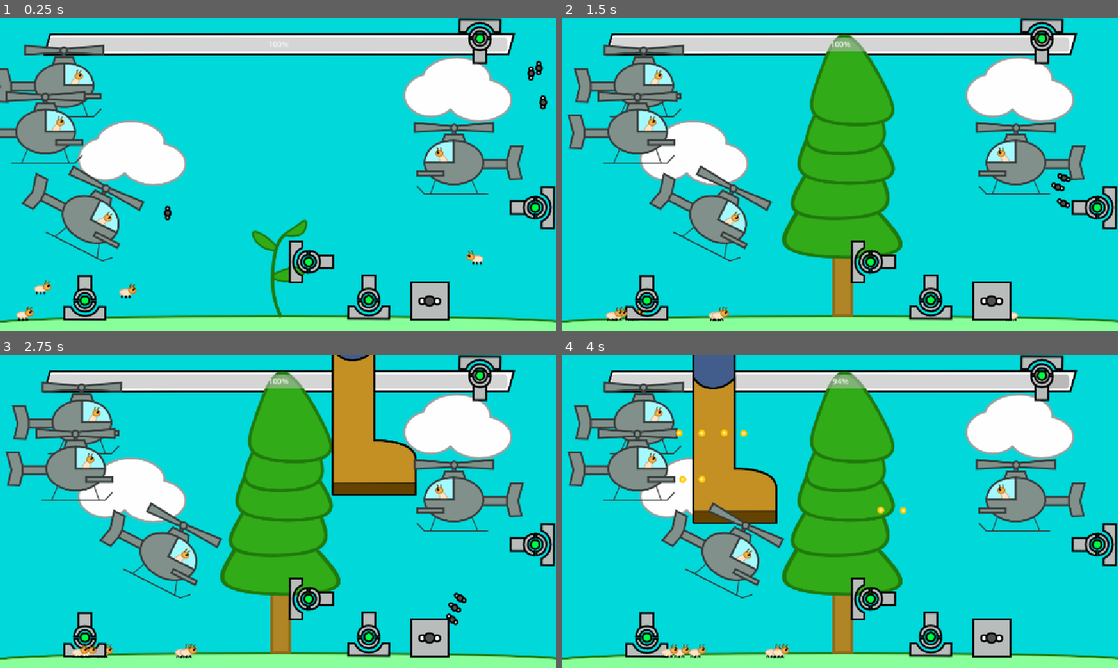
Above: before the commit, frames 1-4 (two rows, left to right).
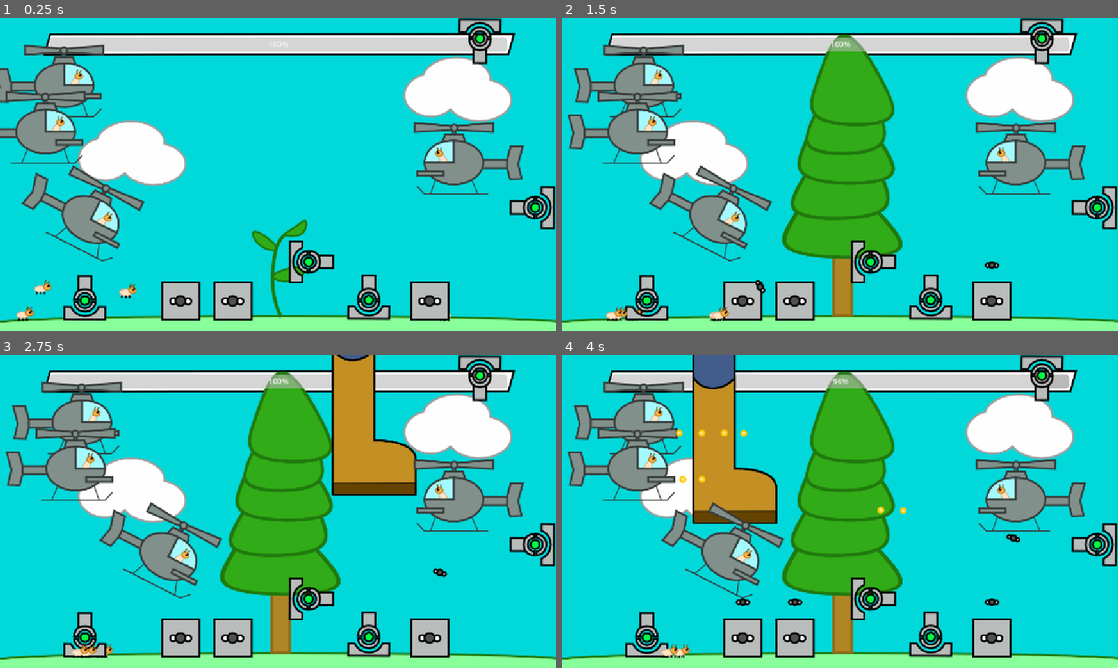
Above: after the commit, the same moments.

Repository: ShadowArcher289/guard-a-tree
Game: Godot game, scene res://scenes/game.tscn
Two runs of this game, one before a commit and one after it. Both use one fixed random seed, a clock stepped at 60 frames per second and the inputs below.
Inputs (mouse positions are in pixels of both pictures, inside the frame that each line leads up to):
- Up to frame 1 (0.25 s): no input
- Up to frame 2 (1.5 s): click (928, 299) at 0.52 s; click (928, 299) at 1.27 s
- Up to frame 3 (2.75 s): click (366, 636) at 2.02 s
- Up to frame 4 (4 s): move the mouse to (962, 495) at 2.77 s; click (962, 495) at 2.92 s; move the mouse to (728, 527) at 3.52 s; click (728, 527) at 3.67 s

The runs differ from the first frame. In frame 1, 2.1% of the frame differs, in the area x 29-99%, y 13-97%; in frame 2, 2.1%; in frame 3, 2.0%; in frame 4, 2.1%, in the area x 22-83%, y 56-97%.

Commit message:
Completed base FLIES Machine and updated FLIES SEARCHING state.

Diff:
--- a/project.godot
+++ b/project.godot
@@ -23,6 +23,10 @@
 
 window/stretch/mode="canvas_items"
 
+[global_group]
+
+fly="Group for FLIES only"
+
 [rendering]
 
 renderer/rendering_method="gl_compatibility"
--- a/scenes/flies_machine.tscn
+++ b/scenes/flies_machine.tscn
@@ -17,30 +17,45 @@
 texture = ExtResource("1_qreaw")
 
 [node name="FlyAnchor1" type="Area2D" parent="."]
-position = Vector2(0, -121)
+position = Vector2(0, -113)
+monitorable = false
 
 [node name="CollisionShape2D" type="CollisionShape2D" parent="FlyAnchor1"]
 shape = SubResource("CircleShape2D_r0ve2")
+disabled = true
 
 [node name="FlyAnchor2" type="Area2D" parent="."]
-position = Vector2(-35, -100)
+position = Vector2(-29, -96)
+monitorable = false
 
 [node name="CollisionShape2D" type="CollisionShape2D" parent="FlyAnchor2"]
 shape = SubResource("CircleShape2D_72b6k")
+disabled = true
 
 [node name="FlyAnchor3" type="Area2D" parent="."]
-position = Vector2(35, -100)
+position = Vector2(29, -96)
+monitorable = false
 
 [node name="CollisionShape2D" type="CollisionShape2D" parent="FlyAnchor3"]
 shape = SubResource("CircleShape2D_f15cw")
+disabled = true
 
 [node name="SpawnTimer" type="Timer" parent="."]
 autostart = true
 
-[connection signal="body_entered" from="FlyAnchor1" to="." method="_on_fly_anchor_1_body_entered"]
-[connection signal="body_exited" from="FlyAnchor1" to="." method="_on_fly_anchor_1_body_exited"]
-[connection signal="body_entered" from="FlyAnchor2" to="." method="_on_fly_anchor_2_body_entered"]
-[connection signal="body_exited" from="FlyAnchor2" to="." method="_on_fly_anchor_2_body_exited"]
-[connection signal="body_entered" from="FlyAnchor3" to="." method="_on_fly_anchor_3_body_entered"]
-[connection signal="body_exited" from="FlyAnchor3" to="." method="_on_fly_anchor_3_body_exited"]
+[node name="FlyRay1" type="RayCast2D" parent="."]
+position = Vector2(0, -80)
+target_position = Vector2(0, -40)
+hit_from_inside = true
+
+[node name="FlyRay2" type="RayCast2D" parent="."]
+position = Vector2(-29, -80)
+target_position = Vector2(0, -24)
+hit_from_inside = true
+
+[node name="FlyRay3" type="RayCast2D" parent="."]
+position = Vector2(29, -80)
+target_position = Vector2(0, -24)
+hit_from_inside = true
+
 [connection signal="timeout" from="SpawnTimer" to="." method="_on_spawn_timer_timeout"]
--- a/scenes/fly.tscn
+++ b/scenes/fly.tscn
@@ -12,8 +12,7 @@
 [node name="Fly" type="CharacterBody2D"]
 script = ExtResource("1_djddo")
 
-[node name="Sprite2D" type="Sprite2D" parent="."]
-rotation = 1.5708
+[node name="Sprite2D" type="Sprite2D" parent="." groups=["fly"]]
 texture = ExtResource("2_xr3pu")
 
 [node name="CollisionShape2D" type="CollisionShape2D" parent="."]
--- a/scenes/game.tscn
+++ b/scenes/game.tscn
@@ -1,11 +1,10 @@
-[gd_scene load_steps=13 format=3 uid="uid://cpl1hoahnr1l2"]
+[gd_scene load_steps=12 format=3 uid="uid://cpl1hoahnr1l2"]
 
 [ext_resource type="Script" uid="uid://ceh0ree500o4x" path="res://scripts/game.gd" id="1_1kice"]
 [ext_resource type="Texture2D" uid="uid://bjsr4iucavdu1" path="res://sprites/Cloud.png" id="2_1kice"]
 [ext_resource type="PackedScene" uid="uid://b5oi7xhubi40g" path="res://scenes/tree.tscn" id="4_1kice"]
 [ext_resource type="Texture2D" uid="uid://bbovxhcvyylvl" path="res://sprites/HPBarOutline.png" id="13_trtic"]
 [ext_resource type="PackedScene" uid="uid://bnf7j8gxpohtc" path="res://scenes/termi_copter.tscn" id="14_trtic"]
-[ext_resource type="PackedScene" uid="uid://2trcqmt1r74g" path="res://scenes/fly.tscn" id="15_ir15t"]
 [ext_resource type="PackedScene" uid="uid://dw3tn24lhtgf4" path="res://scenes/flies_machine.tscn" id="16_ca42v"]
 [ext_resource type="PackedScene" uid="uid://b80102o80d8uc" path="res://scenes/ground.tscn" id="17_rysoc"]
 [ext_resource type="PackedScene" uid="uid://bsxdj218sh5mw" path="res://scenes/boot.tscn" id="18_264po"]
@@ -52,7 +51,7 @@
 step = 1.0
 
 [node name="Termite" parent="." instance=ExtResource("21_5newe")]
-position = Vector2(996, 477)
+position = Vector2(929, 601)
 
 [node name="Termite2" parent="." instance=ExtResource("21_5newe")]
 position = Vector2(74, 539)
@@ -98,17 +97,11 @@
 position = Vector2(43, 230)
 spawnerType = "termi_copter"
 
-[node name="Fly4" parent="." instance=ExtResource("15_ir15t")]
-position = Vector2(347, 403)
-
-[node name="Fly5" parent="." instance=ExtResource("15_ir15t")]
-position = Vector2(1116, 103)
-
-[node name="Fly6" parent="." instance=ExtResource("15_ir15t")]
-position = Vector2(1100, 114)
-
-[node name="Fly7" parent="." instance=ExtResource("15_ir15t")]
-position = Vector2(1125, 174)
-
 [node name="FliesMachine2" parent="." instance=ExtResource("16_ca42v")]
 position = Vector2(890, 624)
+
+[node name="FliesMachine3" parent="." instance=ExtResource("16_ca42v")]
+position = Vector2(374, 624)
+
+[node name="FliesMachine4" parent="." instance=ExtResource("16_ca42v")]
+position = Vector2(482, 624)
--- /dev/null
+++ b/scenes/kitbook.tscn
@@ -0,0 +1,5 @@
+[gd_scene format=3 uid="uid://w2ej12ndkpyd"]
+
+[node name="Kitbook" type="TabBar"]
+offset_right = 794.0
+offset_bottom = 419.0
--- a/scripts/Globals.gd
+++ b/scripts/Globals.gd
@@ -16,8 +16,8 @@
 const LASERDMG = 10; # LaserTurret
 var LaserAiming = false # true if a laser is currently amiing.
 
-const FLIESDMG = 1; # FLIES
-const FLIESSPEED = 200;
+const FLIESDMG = 2; # FLIES
+const FLIESSPEED = 300;
 
 #Enemies
 const AVGTERMITESPEED = 50.0; # termite
--- a/scripts/flies_machine.gd
+++ b/scripts/flies_machine.gd
@@ -1,4 +1,6 @@
 extends Node2D
+
+@export var spawn_cooldown : float = 1; # cooldown in seconds
 
 @onready var game = get_tree().get_root().get_node("Game");
 
@@ -9,20 +11,51 @@
 @onready var fly_anchor_3: Area2D = $FlyAnchor3
 
 @onready var spawn_timer: Timer = $SpawnTimer
+var timer_on = true; # holds if the timer is on or not
 
 
-var anchor1Filled = false; # holds if the anchors are full or not.
+var anchor1Filled = false; # holds if the anchors for the FLIES are full or not.
 var anchor2Filled = false;
 var anchor3Filled = false;
 
-var anchor1FliesCount = 0; # should be 1 if filled, or 0 if empty
-var anchor2FliesCount = 0;
-var anchor3FliesCount = 0;
+@onready var fly_ray_1: RayCast2D = $FlyRay1
+@onready var fly_ray_2: RayCast2D = $FlyRay2
+@onready var fly_ray_3: RayCast2D = $FlyRay3
 
 
 var flySpawnLocation : Vector2;
 
+func _ready() -> void:
+	spawn_timer.wait_time = spawn_cooldown;
+
 func _process(delta: float) -> void:
+	fly_ray_1.force_raycast_update()
+	fly_ray_2.force_raycast_update()
+	fly_ray_3.force_raycast_update()
+
+	if spawn_timer.is_stopped():
+		timer_on = false;
+	else:
+		timer_on = true;
+
+	if fly_ray_1.is_colliding() && fly_ray_1.get_collider().is_in_group("fly"): # sets if an anchor is filled or not depending if there is a fly colliding with the ray or not.
+		anchor1Filled = true;
+	else:
+		anchor1Filled = false;
+	if fly_ray_2.is_colliding() && fly_ray_2.get_collider().is_in_group("fly"):
+		anchor2Filled = true;
+	else:
+		anchor2Filled = false;
+	if fly_ray_3.is_colliding() && fly_ray_3.get_collider().is_in_group("fly"):
+		anchor3Filled = true;
+	else:
+		anchor3Filled = false;
+
+	#print("anchor1F:" + str(anchor1Filled))
+	#print("anchor2F:" + str(anchor2Filled))
+	#print("anchor3F:" + str(anchor3Filled))
+	#print(" ")
+
 	if !anchor1Filled: # going in ascending order, if an anchor is not filled, then fill it.
 		flySpawnLocation = fly_anchor_1.global_position;
 	elif !anchor2Filled:
@@ -30,53 +63,19 @@
 	elif !anchor3Filled:
 		flySpawnLocation = fly_anchor_3.global_position;
 
-
-	if anchor1Filled && anchor2Filled && anchor3Filled:
+	if anchor1Filled && anchor2Filled && anchor3Filled: # stop the spawn timer if the anchors are all filled
 		spawn_timer.stop();
-	else:
+		timer_on = false;
+	elif !timer_on: # start if the timer is not on already
 		spawn_timer.start();
 
+
 func spawn_fly(location : Vector2) -> void:
+	#print("Spawn Fly")
 	var fly = FLY.instantiate();
-	fly.position = location;
+	fly.global_position = location;
 	fly.show();
-	game.add_child.call_deffered(fly);
-
+	game.add_child.call_deferred(fly);
 
 func _on_spawn_timer_timeout() -> void:
 	spawn_fly(flySpawnLocation);
-
-
-
-func _on_fly_anchor_1_body_entered(body: Node2D) -> void:
-	if body.name.containsn("fly"):
-		anchor1FliesCount += 1;
-		anchor1Filled = true;
-
-func _on_fly_anchor_1_body_exited(body: Node2D) -> void: # if more than 1 fly enters the area then the filled variable turns false only after all flies leave.
-	if body.name.containsn("fly") && (anchor1FliesCount == 1):
-		anchor1Filled = false;
-	elif body.name.containsn("fly") && (anchor1FliesCount != 1):
-		anchor1FliesCount -= 1;
-
-func _on_fly_anchor_2_body_entered(body: Node2D) -> void:
-	if body.name.containsn("fly"):
-		anchor2FliesCount += 1;
-		anchor2Filled = true;
-
-func _on_fly_anchor_2_body_exited(body: Node2D) -> void: # if more than 1 fly enters the area then the filled variable turns false only after all flies leave.
-	if body.name.containsn("fly") && (anchor2FliesCount == 1):
-		anchor2Filled = false;
-	elif body.name.containsn("fly") && (anchor2FliesCount != 1):
-		anchor2FliesCount -= 1;
-
-func _on_fly_anchor_3_body_entered(body: Node2D) -> void:
-	if body.name.containsn("fly"):
-		anchor3FliesCount += 1;
-		anchor3Filled = true;
-
-func _on_fly_anchor_3_body_exited(body: Node2D) -> void: # if more than 1 fly enters the area then the filled variable turns false only after all flies leave.
-	if body.name.containsn("fly") && (anchor3FliesCount == 1):
-		anchor3Filled = false;
-	elif body.name.containsn("fly") && (anchor3FliesCount != 1):
-		anchor3FliesCount -= 1;
--- a/scripts/fly.gd
+++ b/scripts/fly.gd
@@ -7,6 +7,7 @@
 var speed = Globals.FLIESSPEED;
 const FLIESDMG = Globals.FLIESDMG;
 var direction = 1;
+var rayRotationDirection = 1;
 
 enum State {
 	LOCKEDON,
@@ -14,13 +15,22 @@
 }
 var current_state = State.SEARCHING;
 
+func _ready() -> void:
+	if !is_in_group("fly"): # adds newly spawned fly to the fly group
+		self.add_to_group("fly");
 
 func _process(delta: float) -> void:
+	if position.x < 576: # change direction based on where the enemy is spawned.
+		rayRotationDirection = 1;
+	elif position.x > 576:
+		rayRotationDirection = -1;
+
 	match current_state:
 		State.LOCKEDON:
 			if is_instance_valid(target): # if the target is valid, go to it. Otherwise, begin searching for a new target.
 				targetPosition = target.position;
 				look_at(targetPosition);
+				rotation_degrees += 90;
 				direction = (targetPosition - self.position).normalized(); # face and move torwards target
 				velocity = (direction * speed);
 				move_and_slide();
@@ -28,8 +38,10 @@
 				change_state(State.SEARCHING);
 		State.SEARCHING:
 			velocity = Vector2(0, 0);
-			locate_target_ray_cast.rotation_degrees += 1; # continuously rotate ray cast to search for a target.
-
+			if rayRotationDirection == 1: # continuously rotate ray cast to search for a target.
+				locate_target_ray_cast.rotation_degrees += 5; # rotate clockwise
+			else:
+				locate_target_ray_cast.rotation_degrees -= 5; # rotate counterclockwise
 			if locate_target_ray_cast.is_colliding() && locate_target_ray_cast.get_collider().has_method("is_attacked"): # if the target can be attacked,
 				change_state(State.LOCKEDON);
 				target = locate_target_ray_cast.get_collider();
--- a/scripts/termi_copter.gd
+++ b/scripts/termi_copter.gd
@@ -95,7 +95,7 @@
 
 func is_attacked(dmgTaken : int):
 	hp -= dmgTaken;
-	print("hp" + str(hp));
+	print("CopterHp" + str(hp));
 
 func kick_the_bucket(): # this TermiCopter no longer lives. R.I.P.
 	queue_free();
